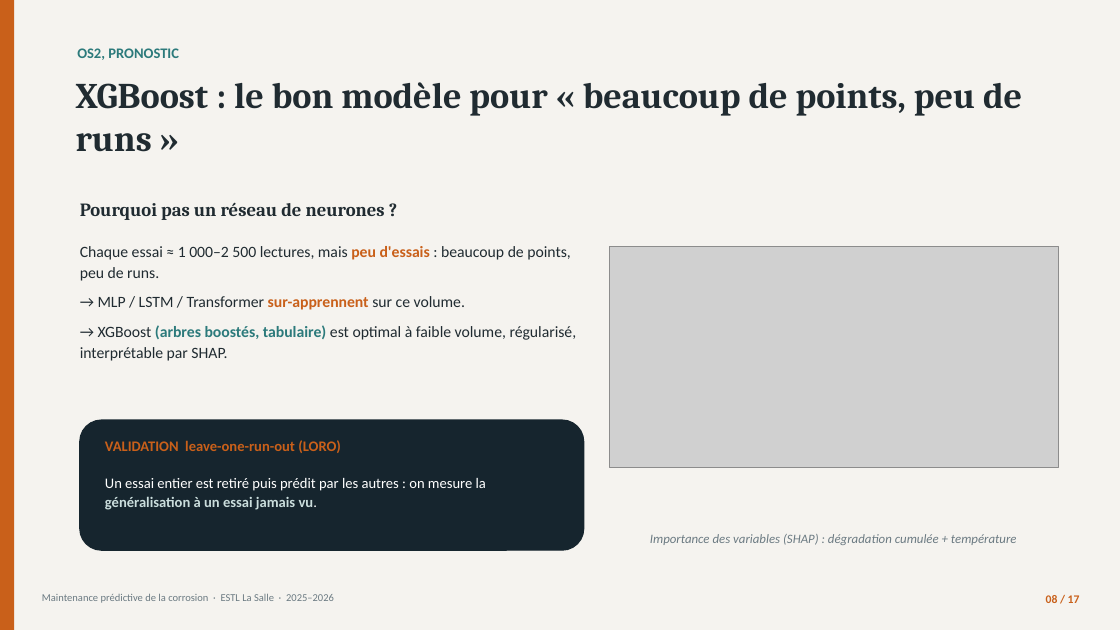
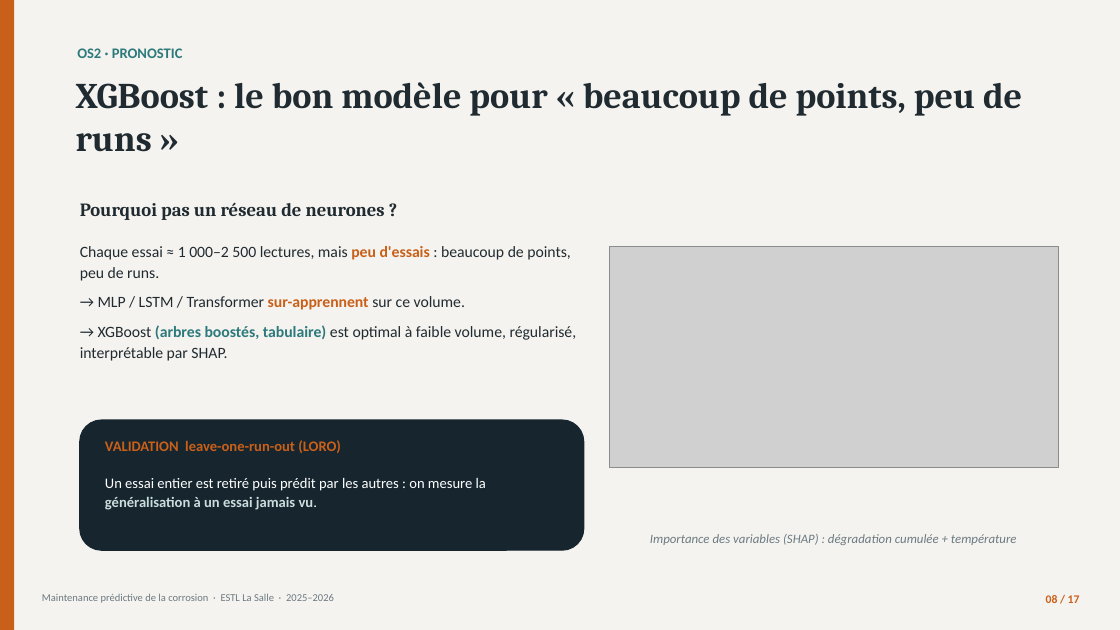
Before and after one commit to londola13/predictive-maintenance-corrosion, a slide deck: slide 8 of soutenance/Soutenance_Corrosion_BATOUMBI.pptx. Drawn at 1120x630 pixels with LibreOffice and Linux fonts; fonts in the diff are those of the drawing; grey boxes stand for pictures. Boxes give left, top, right and bottom in pixels: in the first picture for what was removed or moved away, otherwise in the second. Text is boxed around its words. In the diff, an @@ line names an element or a change of style, - is before the commit and + after.

```diff
--- a/soutenance/Soutenance_Corrosion_BATOUMBI.pptx
+++ b/soutenance/Soutenance_Corrosion_BATOUMBI.pptx
@@ text at (77,48,183,58): text changed @@
-OS2, PRONOSTIC
+OS2 · PRONOSTIC
```
Also in this commit, not shown: 8 other slides changed, 1 other file.
